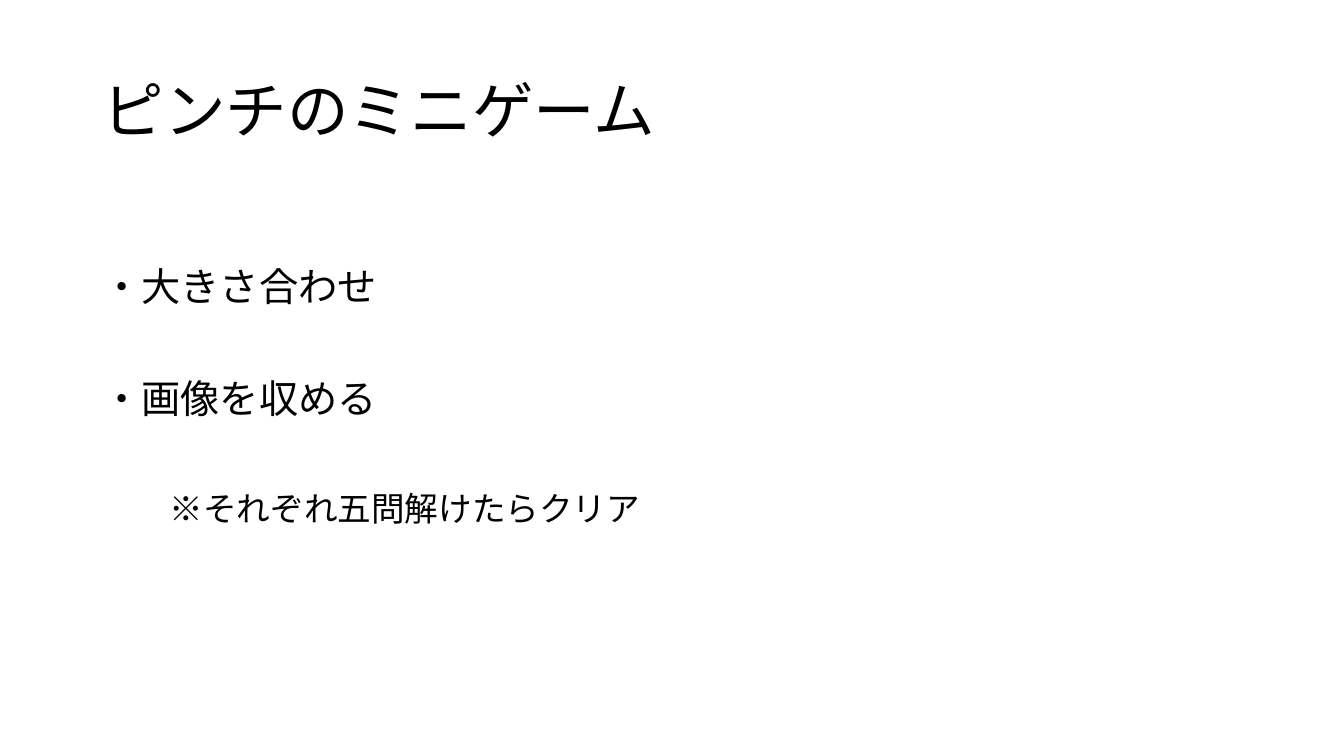
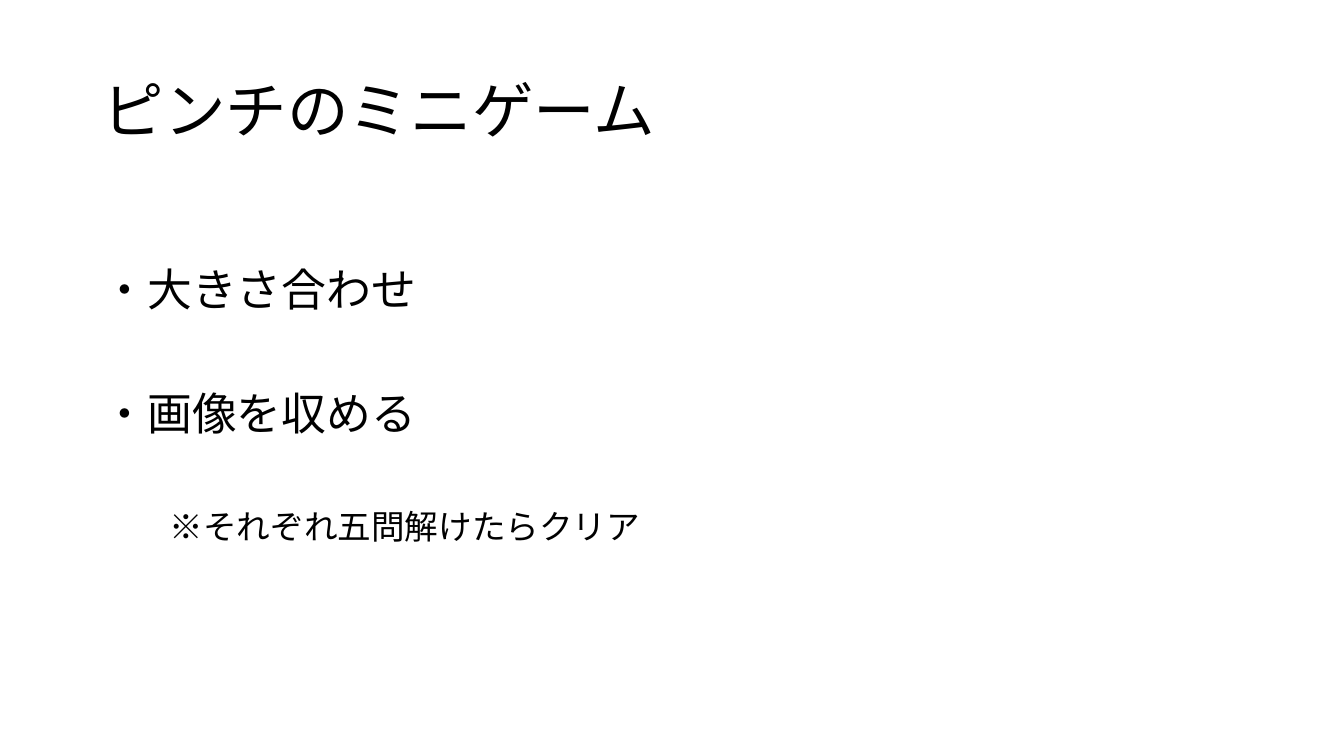
Before and after one commit to JJC-Game/2023_9gatsu_TeamProject03, a slide deck: slide 25 of Etc/企画書/企画書.pptx. Drawn at 1344x756 pixels with LibreOffice and Linux fonts; fonts in the diff are those of the drawing. Boxes give left, top, right and bottom in pixels: in the first picture for what was removed or moved away, otherwise in the second. Text is boxed around its words. In the diff, an @@ line names an element or a change of style, - is before the commit and + after.

```diff
--- a/Etc/企画書/企画書.pptx
+++ b/Etc/企画書/企画書.pptx
@@ text at (102, 268, 416, 434): size 28 to 32 pt in "・大きさ合わせ", "・画像を収める" @@
```
Also in this commit, not shown: 5 other slides changed.
